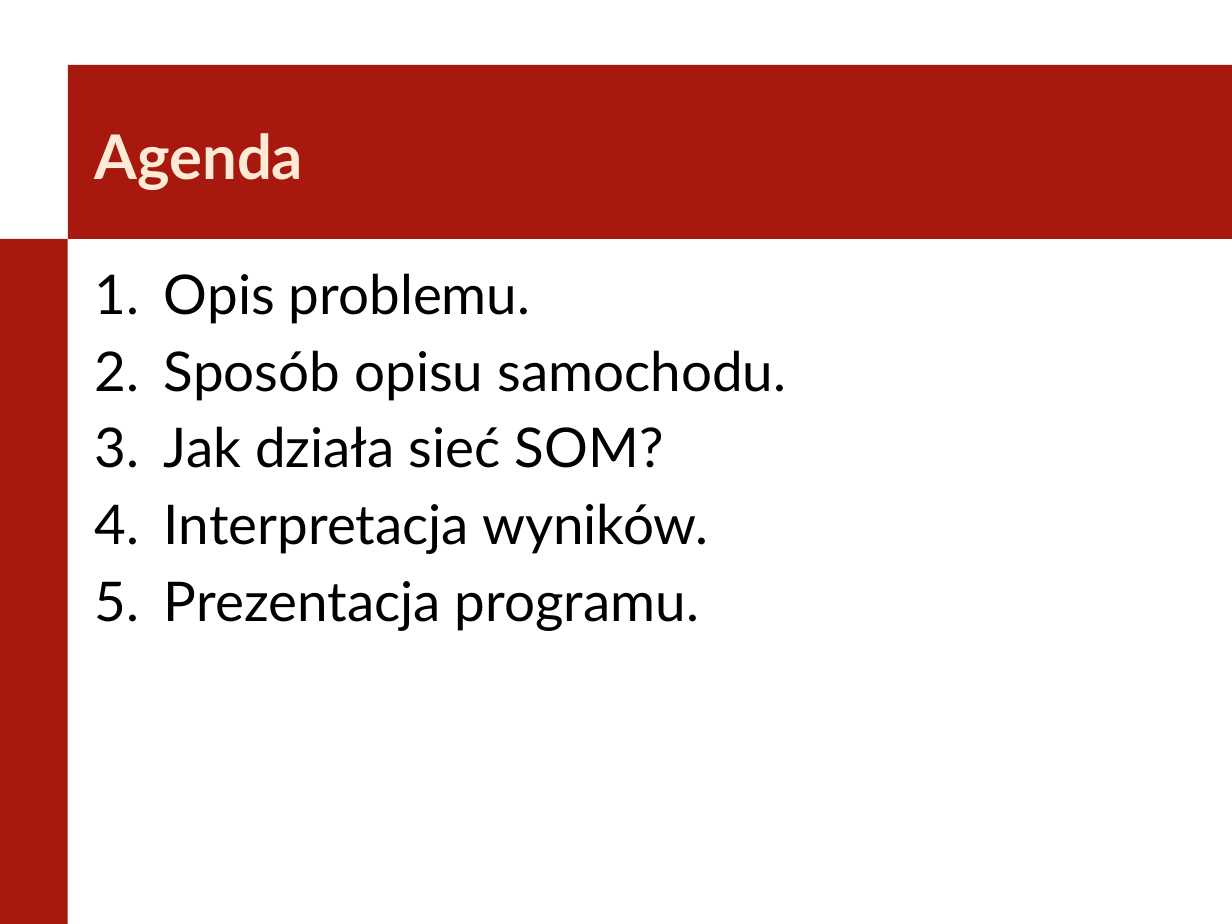
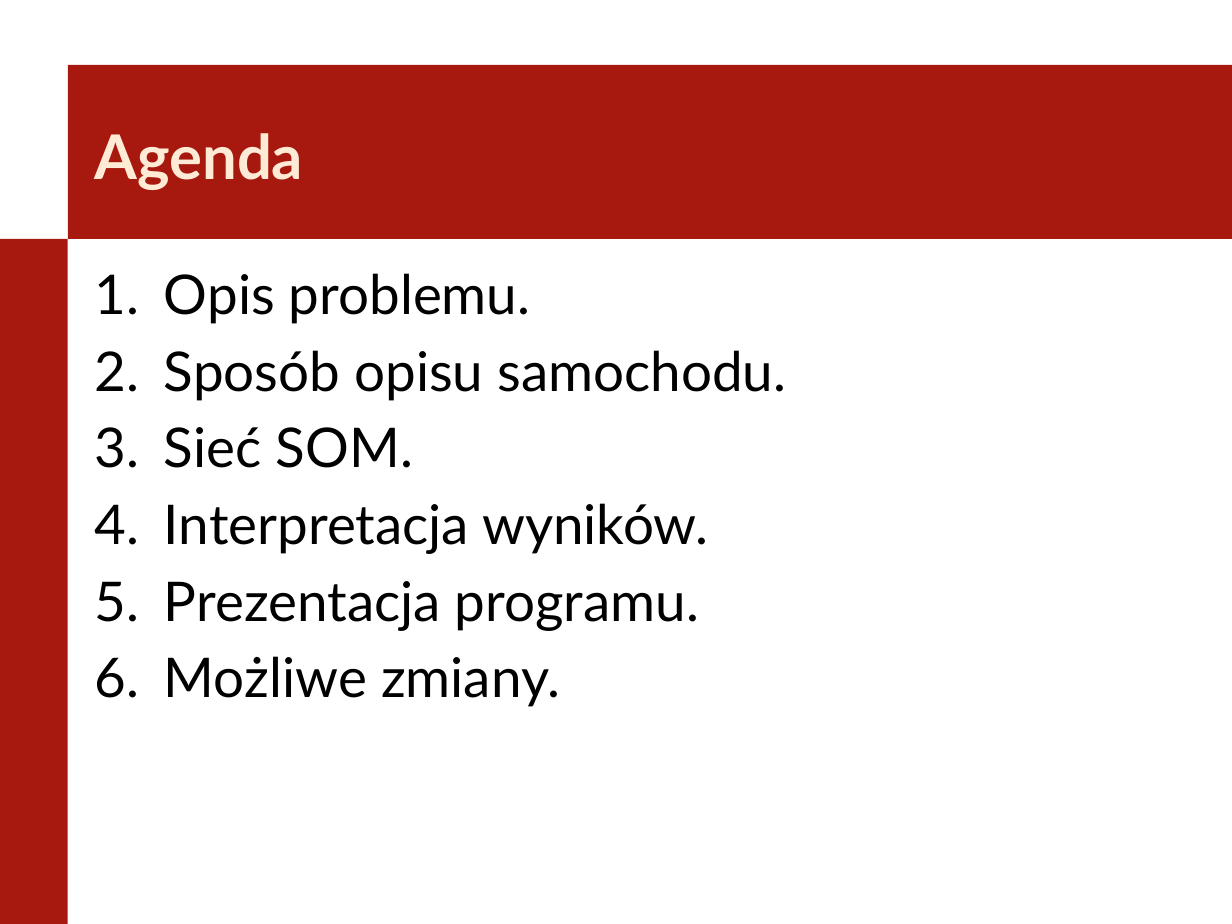
Before and after one commit to lastverb/SWDSOM, a slide deck: slide 2 of Prezentacja.pptx. Drawn at 1232x924 pixels with LibreOffice and Linux fonts; fonts in the diff are those of the drawing; background and template pictures are left out. Boxes give left, top, right and bottom in pixels: in the first picture for what was removed or moved away, otherwise in the second. Text is boxed around its words. In the diff, an @@ line names an element or a change of style, - is before the commit and + after.

```diff
--- a/Prezentacja.pptx
+++ b/Prezentacja.pptx
@@ text at [164, 427, 413, 468]: text changed @@
-3. Jak działa sieć SOM?
+3. Sieć SOM.
@@ text at [164, 656, 560, 707]: paragraph added @@
+6. Możliwe zmiany.
```
Also in this commit, not shown: 9 slides added, 1 other file.
